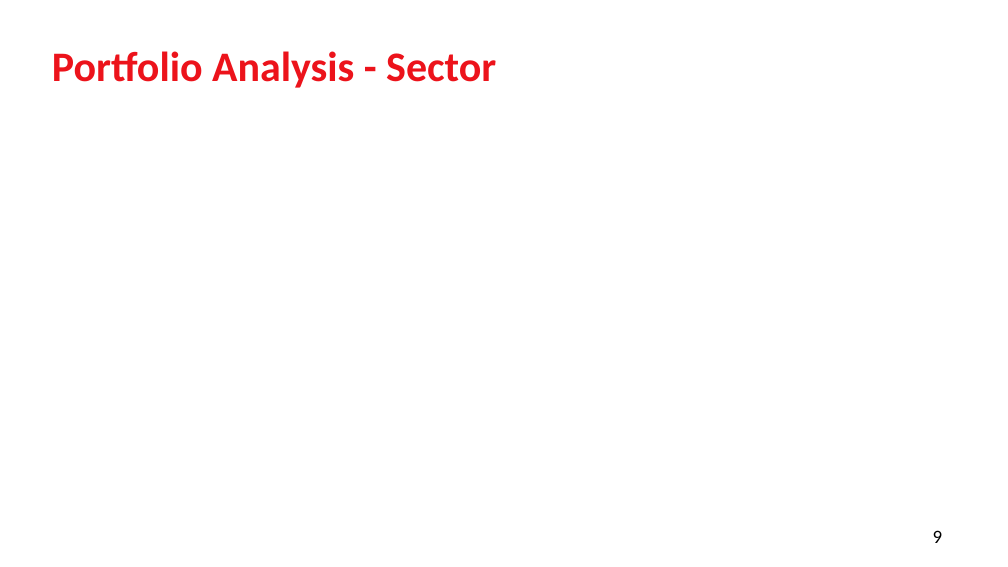
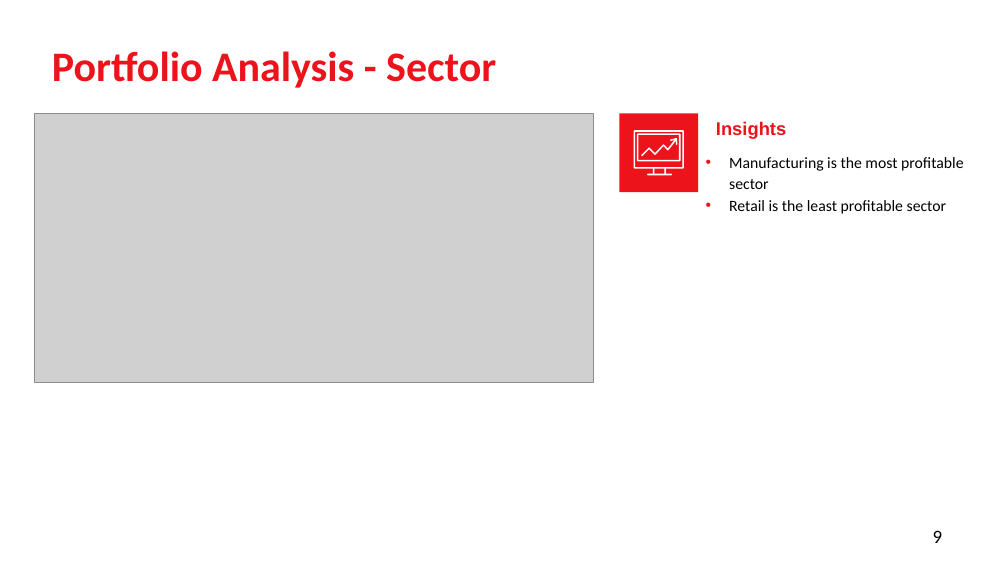
Before and after one commit to edimaudo/interview-questions, a slide deck: slide 9 of Scotiabank/Scotiabank_analysis.pptx. Drawn at 1008x567 pixels with LibreOffice and Linux fonts; fonts in the diff are those of the drawing; grey boxes stand for pictures. Boxes give left, top, right and bottom in pixels: in the first picture for what was removed or moved away, otherwise in the second. Text is boxed around its words. In the diff, an @@ line names an element or a change of style, - is before the commit and + after.

```diff
--- a/Scotiabank/Scotiabank_analysis.pptx
+++ b/Scotiabank/Scotiabank_analysis.pptx
@@ picture added at (35,113,594,383) @@
@@ rectangle added at (619,113,698,192), fill #EC131B @@
@@ freeform shape added at (634,130,684,175), fill #FFFFFF @@
@@ text added at (716,121,786,139), 17.5 pt, text #EC131B, bold @@
+Insights
@@ text added at (729,157,963,214), 15 pt, text #000000 @@
+• Manufacturing is the most profitable sector
+• Retail is the least profitable sector
```
Also in this commit, not shown: 3 other slides changed, 1 slide removed.
